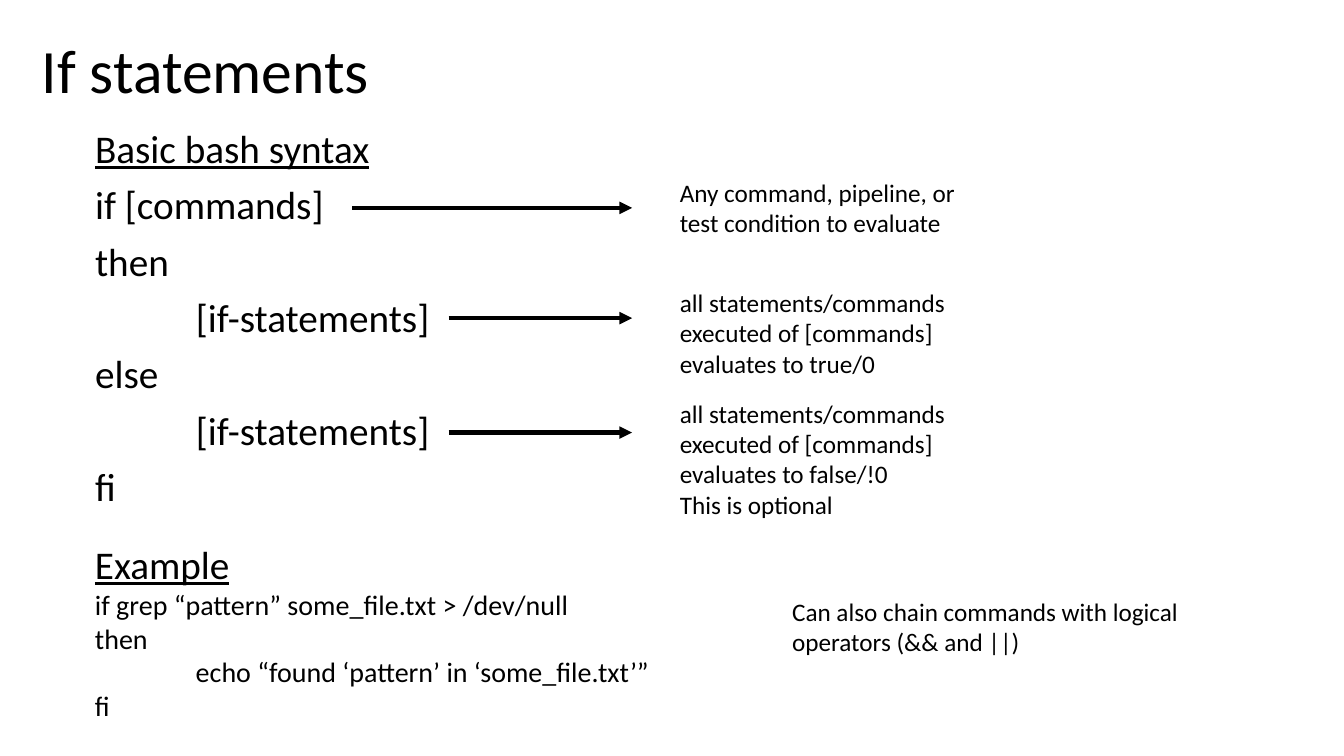
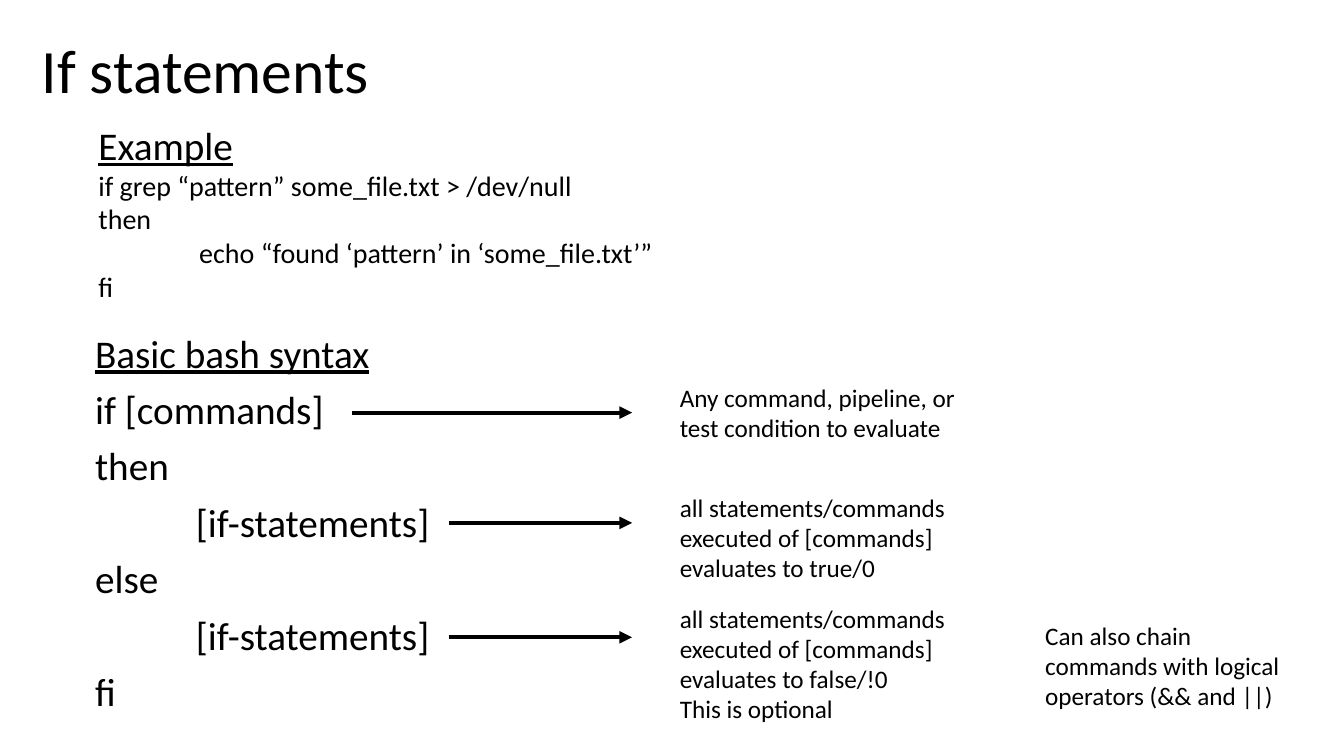
Before and after one commit to Cfernz/Chapter12-challenge, a slide deck: slide 8 of Chapter12-scripting.pptx. Drawn at 1344x756 pixels with LibreOffice and Linux fonts; fonts in the diff are those of the drawing. Boxes give left, top, right and bottom in pixels: in the first picture for what was removed or moved away, otherwise in the second. Text is boxed around its words. In the diff, an @@ line names an element or a change of style, - is before the commit and + after.

```diff
--- a/Chapter12-scripting.pptx
+++ b/Chapter12-scripting.pptx
@@ text "Example": place and size @@
-text "Example" at <box>95,551,649,716</box>
+text "Example" at <box>98,132,652,297</box>
@@ text "Can also chain commands with ..." rewrapped from <box>792,603,1178,655</box> to <box>1045,627,1279,709</box> @@
@@ 4 texts, 3 arrows: place and size @@
-4 texts, 3 arrows at <box>95,135,955,518</box>
+4 texts, 3 arrows at <box>95,340,955,722</box>
```
Also in this commit, not shown: 4 other slides changed, 1 slide added, 7 other files.
